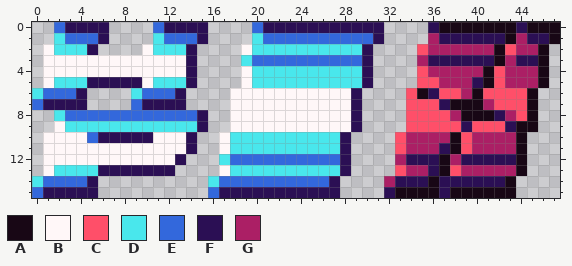
File history of a pixel-art sprite, Assets/Assets - SpeedJam/Sprites/HP_temp.png. Above: the version before the commit.
The file is 48x16 pixels.
Palette (. is transparent): A #180715  B #fff7f8  C #ff4f69  D #49e7ec  E #3368dc  F #2b0f54  G #ab1f65
Pixels before, first column x 0:
 0 ..EFFFF....EFFFF....EFFFFFFFFFFF....FAAAAAAAFAAA
 1 ..DEEEF....DEEEF....DEEEEEEEEEEF....GFFFFFFAGFFA
 2 .BDDDF....BDDDF....BDDDDDDDDDDF....CGGGGGGACGGA.
 3 .BBBBBBBBBBBBBF....DEEEEEEEEEEF....GFFFFFFAGFFA.
 4 .BBBBBBBBBBBBBF....BDDDDDDDDDDF....CGGGGGACGGGA.
 5 .BDDDFFFFFBDDDF....BDDDDDDDDDDF....CCGGGFACGGGA.
 6 DEEEF....DEEEF....BBBBBBBBBBBF....CAFCCGACCCCA..
 7 EFFFF....EFFFF....BBBBBBBBBBBF....CCCFAAAGCCCA..
 8 ..DEEEEEEEEEEEEF..BBBBBBBBBBBF....CCCCGAAAFGCA..
 9 ..BDDDDDDDDDDDDF..BBBBBBBBBBBF....CCCCCFCCCFAA..
10 .BBBBEFFFFFBBBF..BDDDDDDDDDDF....CGGGGACGGGGA...
11 .BBBBBBBBBBBBBF..BDDDDDDDDDDF....CGGGFACGGGGA...
12 .BBBBBBBBBBBBF...DEEEEEEEEEEF....GFFFAGFFFFFA...
13 .BDDDDFFFFFFF....BDDDDDDDDDDF....CGGFACGGGGGA...
14 DEEEEF..........DEEEEEEEEEEF....GFFFAFFFFFFA....
15 EFFFFF..........EFFFFFFFFFFF....FAAAAFAAAAAA....
The result:
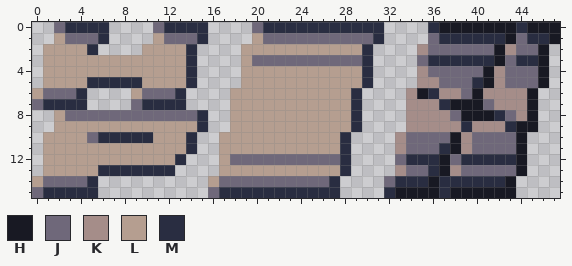
Colours new in this view: H #181923  J #6f687a  K #a58d89  L #b59e90  M #292d41
From the commit log: Change Color HP_temp and Update Hook
Changes in this commit:
Changed rows in their new state; - is an unchanged pixel.
first column x 0:
 0 --JMMMM----JMMMM----JMMMMMMMMMMM----MHHHHHHHMHHH
 1 --LJJJM----LJJJM----LJJJJJJJJJJM----JMMMMMMHJMMH
 2 -LLLLM----LLLLM----LLLLLLLLLLLM----KJJJJJJHKJJH-
 3 -LLLLLLLLLLLLLM----LJJJJJJJJJJM----JMMMMMMHJMMH-
 4 -LLLLLLLLLLLLLM----LLLLLLLLLLLM----KJJJJJHKJJJH-
 5 -LLLLMMMMMLLLLM----LLLLLLLLLLLM----KKJJJMHKJJJH-
 6 LJJJM----LJJJM----LLLLLLLLLLLM----KHMKKJHKKKKH--
 7 JMMMM----JMMMM----LLLLLLLLLLLM----KKKMHHHJKKKH--
 8 --LJJJJJJJJJJJJM--LLLLLLLLLLLM----KKKKJHHHMJKH--
 9 --LLLLLLLLLLLLLM--LLLLLLLLLLLM----KKKKKMKKKMHH--
10 -LLLLJMMMMMLLLM--LLLLLLLLLLLM----KJJJJHKJJJJH---
11 -LLLLLLLLLLLLLM--LLLLLLLLLLLM----KJJJMHKJJJJH---
12 -LLLLLLLLLLLLM---LJJJJJJJJJJM----JMMMHJMMMMMH---
13 -LLLLLMMMMMMM----LLLLLLLLLLLM----KJJMHKJJJJJH---
14 LJJJJM----------LJJJJJJJJJJM----JMMMHMMMMMMH----
15 JMMMMM----------JMMMMMMMMMMM----MHHHHMHHHHHH----
Changed places in both pictures, as pixel boxes (x1, y1, x2, y2):
changed: (32, 22, 560, 198)
